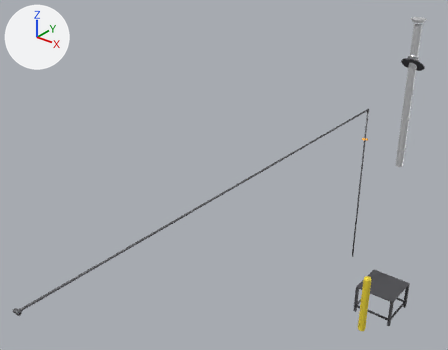
The glTF model slab_pipes_gas__water_heater-garage_gas_tank.glb: old version first, new version second.
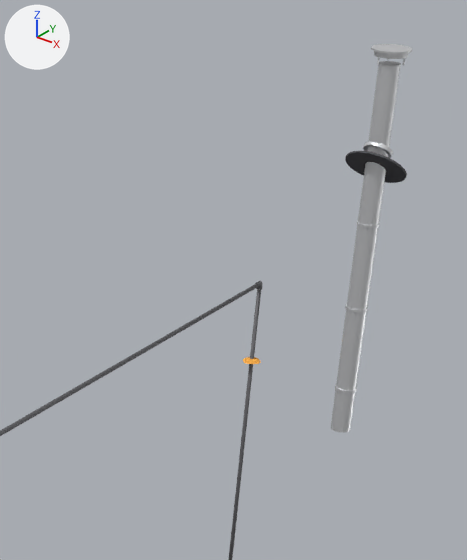
There are two pictures of each version: one whole from a camera (50 mm lens) standing at (10.36, -1.54, 6.08) and looking at (6.44, 3.36, 3.04), one close up on the part from 60% to 100% of the width and 0% to 62% of the height. The axes (+X, +Y, +Z) are drawn at upper left. The lights are the same throughout. The older version's two pictures come first.

The scene before the commit, as lines of its bpy script (objects in view):
```python
me_pipe_gas_drop_wh_garage_tank = bpy.data.meshes.new('pipe_gas_drop_wh_garage_tank')
me_pipe_gas_drop_wh_garage_tank.from_pydata(...)  # 240 vertices, 480 faces; spans x 6.88..6.91, y 0.39..5.93, z 0.83..3.21
me_pipe_gas_drop_wh_garage_tank.materials.append(mat_mat_gas_iron)  # dark grey #69696c
me_vent_gas_wh_flue_garage = bpy.data.meshes.new('vent_gas_wh_flue_garage')
me_vent_gas_wh_flue_garage.from_pydata(...)  # 480 vertices, 916 faces; spans x -0.16..0.16, y -0.12..0.12, z -0.99..1.06
# faces by material slot: [792, 124]
me_vent_gas_wh_flue_garage.materials.append(mat_mat_duct)  # white #e5e6e8
me_vent_gas_wh_flue_garage.materials.append(mat_mat_lineset_insul)  # dark grey #505055
ob_pipe_gas_drop_wh_garage_tank = bpy.data.objects.new('pipe_gas_drop_wh_garage_tank', me_pipe_gas_drop_wh_garage_tank)
ob_pipe_gas_drop_wh_garage_tank.location = (0.0, 0.0, 0.0)
ob_vent_gas_wh_flue_garage = bpy.data.objects.new('vent_gas_wh_flue_garage', me_vent_gas_wh_flue_garage)
ob_vent_gas_wh_flue_garage.location = (7.315, 6.221, 3.365)
```
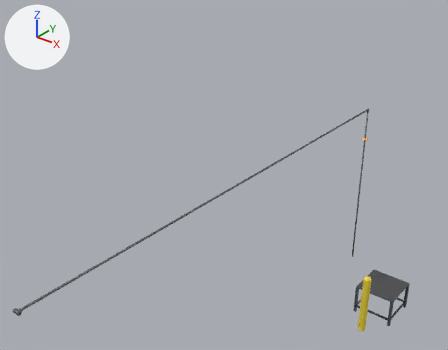
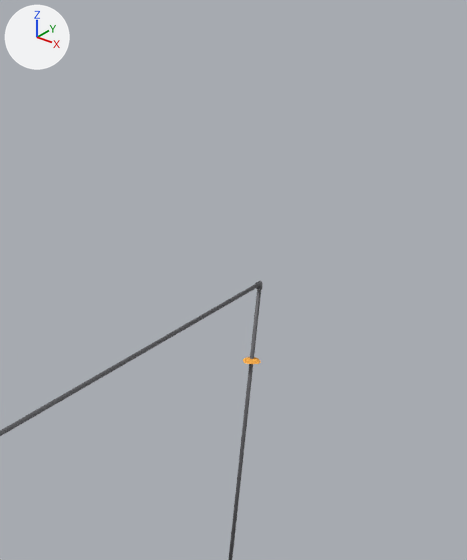
What the commit changed:
Object 'vent_gas_wh_flue_garage' (ob_vent_gas_wh_flue_garage) is deleted.

Location of each change, [x1, y1, x2, y2] in pixels of the close-ups (467 x 560 px):
'vent_gas_wh_flue_garage', deleted: before [331, 44, 412, 432]
    faces in mat_mat_duct (white #e5e6e8): [331, 44, 412, 432]
    faces in mat_mat_lineset_insul (dark grey #505055): [345, 151, 407, 183]
